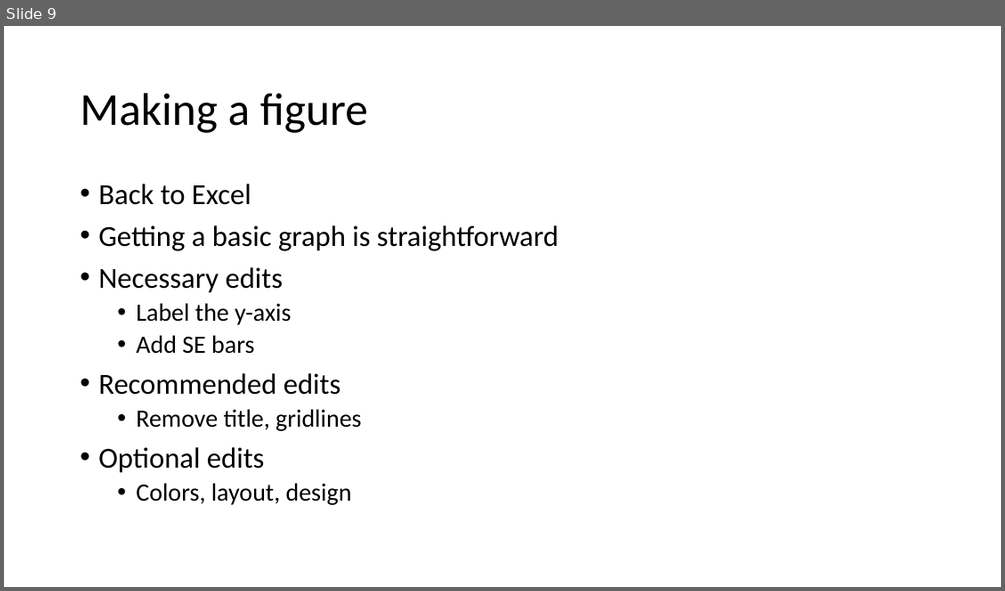
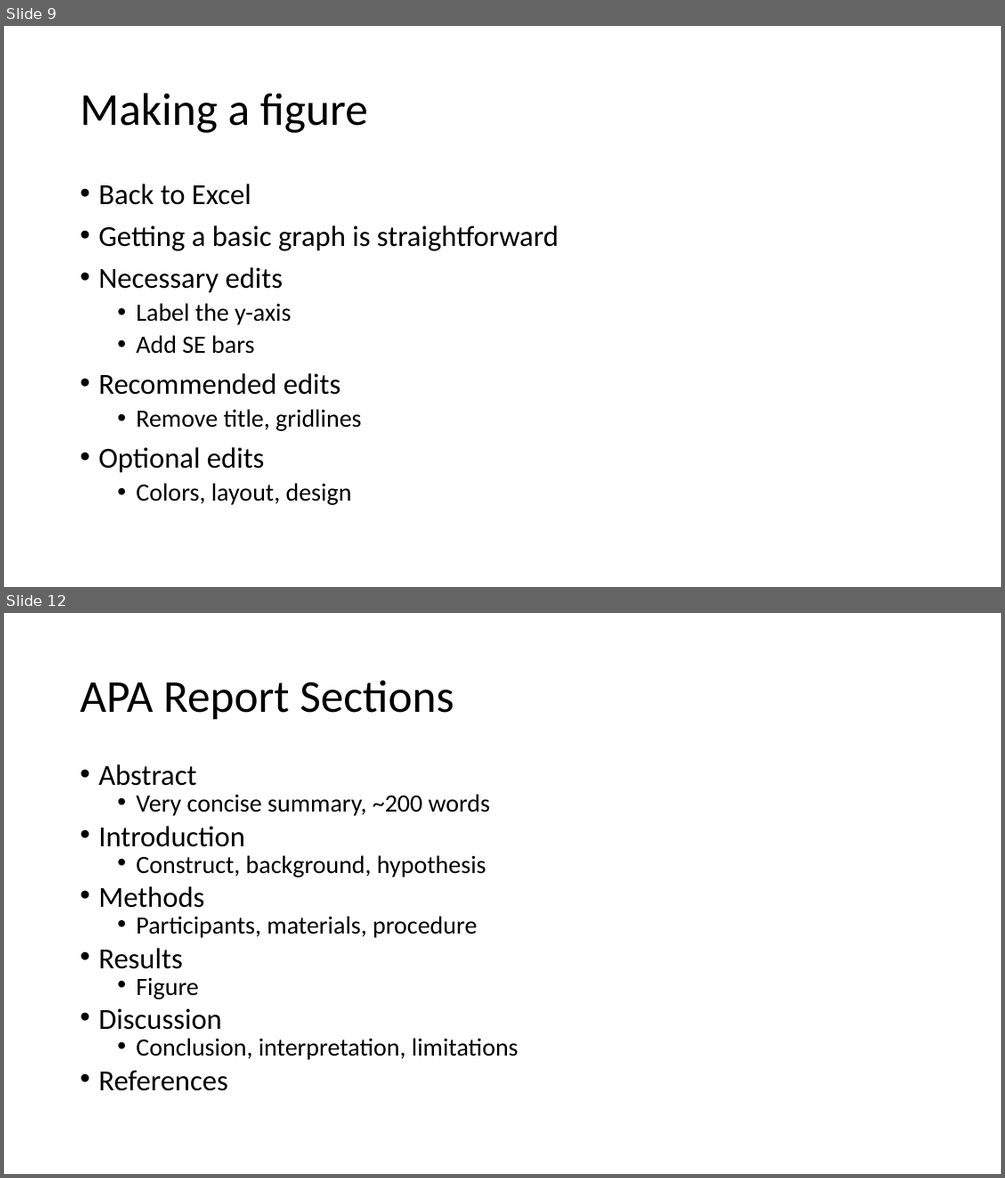
Before and after one commit to preber/Research-Methods, a slide deck: Class Slides 2024/Class 6.pptx. Shown one above the other, each under a label of ours: slide 9 before the commit, slides 9 and 12 after it; the slides between them are not shown. The pictures are 1005x591 and 1005x1178 pixels, drawn with LibreOffice and Linux fonts; fonts in the diff are those of the drawing. Boxes give left, top, right and bottom in pixels: in the first picture for what was removed or moved away, otherwise in the second. Text is boxed around its words. In the diff, an @@ line names an element or a change of style, - is before the commit and + after.

```diff
--- a/Class Slides 2024/Class 6.pptx
+++ b/Class Slides 2024/Class 6.pptx
@@ slide 12 added at [4, 613, 1001, 1174], background #FFFFFF @@
@@ title added at [80, 680, 453, 720], 44 pt, text #000000 @@
+APA Report Sections
@@ text added at [98, 764, 518, 1091], 24 pt, text #000000 @@
+• Abstract
+  • Very concise summary, ~200 words
+• Introduction
+  • Construct, background, hypothesis
+• Methods
+  • Participants, materials, procedure
+• Results
+  • Figure
+• Discussion
+  • Conclusion, interpretation, limitations
+• References
```
Also in this commit, not shown: 1 slide changed, 12 other slides added, 1 other file.
